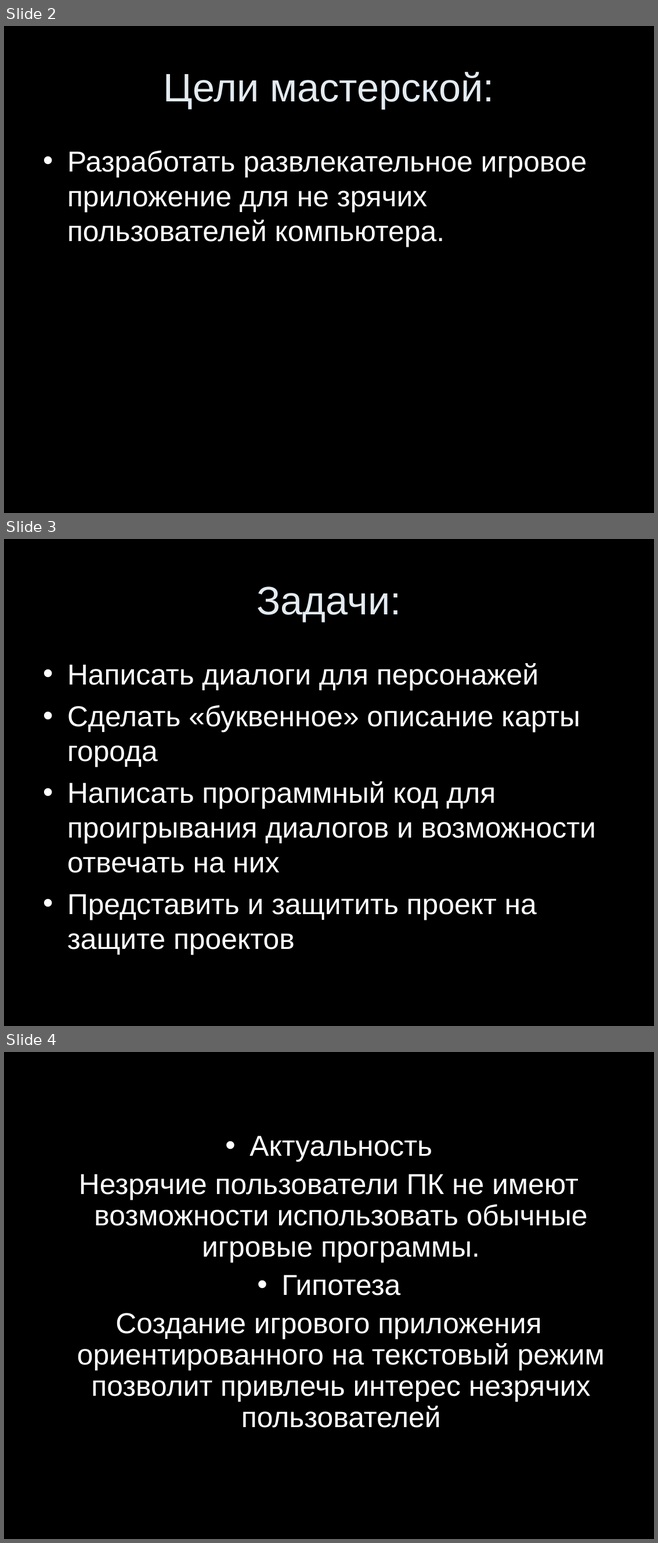
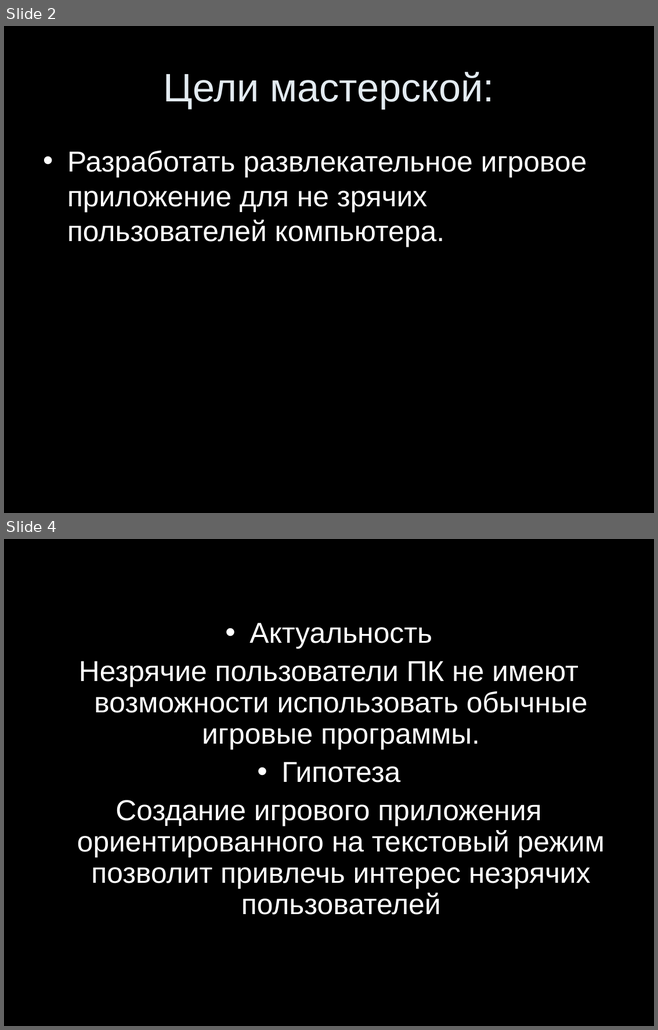
Before and after one commit to tumypv/davnegrad, a slide deck: Documents/Презентация.ppt. Shown one above the other, each under a label of ours: slides 2, 3 and 4 before the commit, slides 2 and 4 after it; the slides between them are not shown. The pictures are 658x1543 and 658x1030 pixels, drawn with LibreOffice and Linux fonts; fonts in the diff are those of the drawing. Boxes give left, top, right and bottom in pixels: in the first picture for what was removed or moved away, otherwise in the second. Text is boxed around its words. In the diff, an @@ line names an element or a change of style, - is before the commit and + after.

```diff
--- a/Documents/Презентация.ppt
+++ b/Documents/Презентация.ppt
@@ slide 3 removed at [4,539,654,1026], background #000000 @@
@@ title removed at [256,587,401,622] @@
-Задачи:
@@ text removed at [67,663,596,955] @@
-• Написать диалоги для персонажей
-• Сделать «буквенное» описание карты города
-• Написать программный код для проигрывания диалогов и возможности отвечать на них
-• Представить и защитить проект на защите проектов
```
Also in this commit, not shown: 7 slides added.
